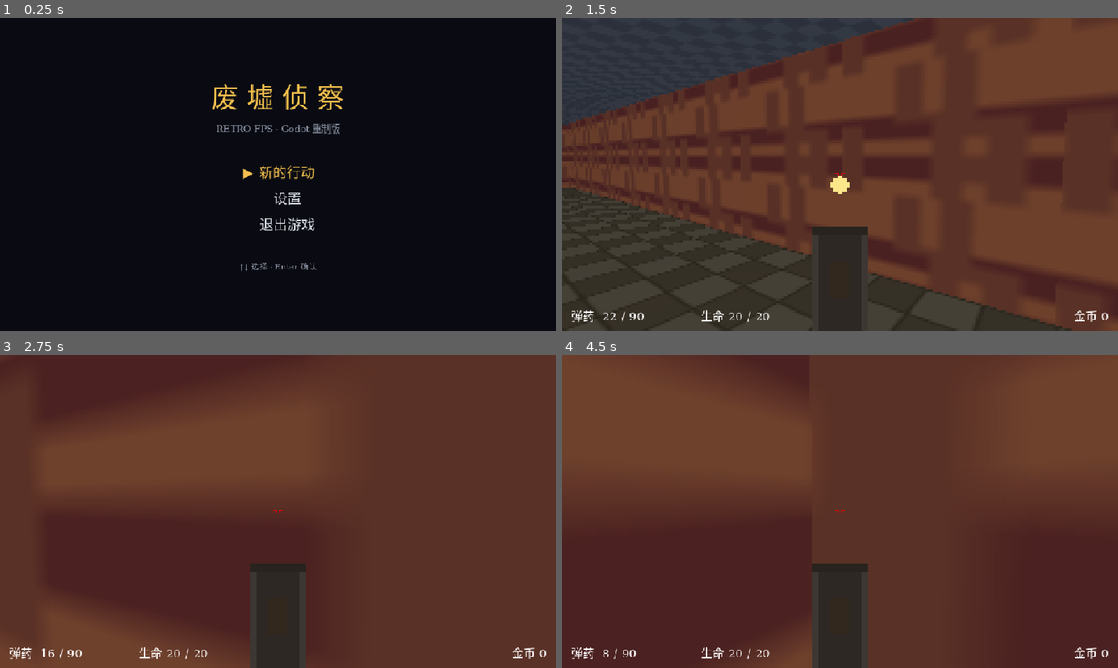
Above: before the commit, frames 1-4 (two rows, left to right).
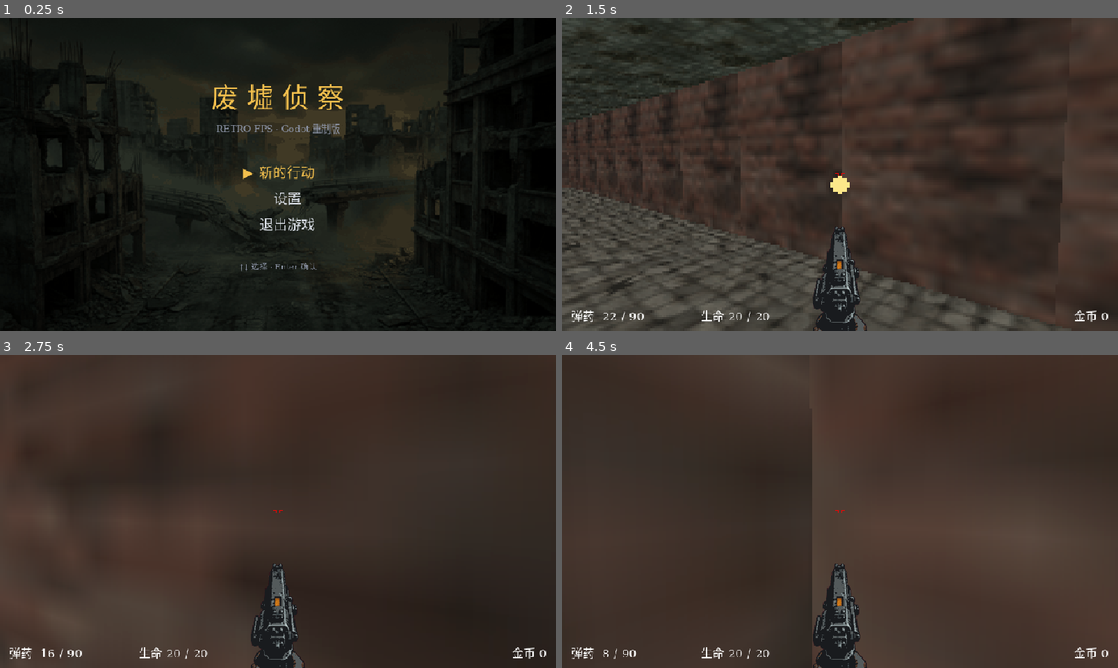
Above: after the commit, the same moments.

Repository: Nagi-226/before-the-silence
Game: Godot game, scene res://scenes/ui/MainMenu.tscn
The game is run twice, just before and just after one commit, with the same random seed, the same clock (stepped at 60 frames per second) and the same inputs.
Inputs (mouse positions are in pixels of both pictures, inside the frame that each line leads up to):
- Up to frame 1 (0.25 s): no input
- Up to frame 2 (1.5 s): tap Enter (ui_accept) at 0.5, 0.77 s; move the mouse to (962, 158) at 0.52 s; press the mouse at (962, 158) at 0.53 s; hold D (move_right) 0.53-1.28 s; move the mouse to (812, 174) at 1.27 s; release the mouse at (812, 174) at 1.28 s; hold W (move_forward) from 1.28 s (still down); click (812, 174) at 1.35 s
- Up to frame 3 (2.75 s): keep holding W (move_forward); tap Enter (ui_accept) at 1.52 s; move the mouse to (289, 505) at 2.02 s; press the mouse at (289, 505) at 2.03 s
- Up to frame 4 (4.5 s): keep holding W (move_forward); move the mouse to (834, 517) at 2.77 s; release the mouse at (834, 517) at 2.78 s; click (834, 517) at 2.85 s; tap Enter (ui_accept) at 3.02, 3.77 s; move the mouse to (878, 514) at 3.52 s; press the mouse at (878, 514) at 3.53 s; tap R (reload) at 4.15 s; move the mouse to (795, 508) at 4.27 s; release the mouse at (795, 508) at 4.28 s; click (795, 508) at 4.35 s

The runs differ from the first frame. In frame 1, 17% of the frame differs, in the area x 0-86%, y 6-100%; in frame 2, 60%; in frame 3, 67%, in the area x 0-100%, y 0-100%; in frame 4, 44%.

Commit message:
godot: AI 生成素材升级 — 菜单背景/墙地纹理/HUD 枪械/敌人拾取精灵全套替换
- MenuBG.png 废墟黄昏背景接入 MainMenu(压暗 0.45 保文字可读)
- 6 张墙/地板/天花板纹理 64×64 无缝化+48 色减色
- Weapon.png 透明底枪械视图模型替换旧 BMP(HUD.tscn 切引用)
- 10 张精灵 16px→32px(3 敌人+旗+电池+金币+心+3 升级图标), 背景距离抠像+连通块去水印
- pixel_size 同步减半保持世界尺寸: Enemy 0.045/0.0575/0.075, Pickup 0.04, Flag 0.06
- SmokeTest 10/10 通过; 窗口实测敌人/金币/HUD 渲染正常

Diff:
--- a/godot/scenes/entities/GoalFlag.tscn
+++ b/godot/scenes/entities/GoalFlag.tscn
@@ -19,5 +19,5 @@
 transform = Transform3D(1, 0, 0, 0, 1, 0, 0, 0, 1, 0, 1.0, 0)
 billboard = 2
 texture_filter = 0
-pixel_size = 0.12
+pixel_size = 0.06
 texture = ExtResource("2_flag")
--- a/godot/scenes/entities/Pickup.tscn
+++ b/godot/scenes/entities/Pickup.tscn
@@ -19,5 +19,5 @@
 transform = Transform3D(1, 0, 0, 0, 1, 0, 0, 0, 1, 0, 0.9, 0)
 billboard = 2
 texture_filter = 0
-pixel_size = 0.08
+pixel_size = 0.04
 texture = ExtResource("2_pickup")
--- a/godot/scenes/ui/HUD.tscn
+++ b/godot/scenes/ui/HUD.tscn
@@ -2,7 +2,7 @@
 
 [ext_resource type="Script" path="res://scripts/ui/HUD.gd" id="1_hud"]
 [ext_resource type="Texture2D" path="res://assets/sprites/Crosshair.png" id="2_hud"]
-[ext_resource type="Texture2D" path="res://assets/images/Weapon.bmp" id="3_hud"]
+[ext_resource type="Texture2D" path="res://assets/images/Weapon.png" id="3_hud"]
 
 [node name="HUD" type="CanvasLayer"]
 script = ExtResource("1_hud")
--- a/godot/scripts/enemies/Enemy.gd
+++ b/godot/scripts/enemies/Enemy.gd
@@ -8,7 +8,7 @@
 
 const ProjectileScene := preload("res://scenes/weapons/Projectile.tscn")
 
-const PIXEL_SIZES := [0.09, 0.115, 0.15]  # 小/中/大 体型
+const PIXEL_SIZES := [0.045, 0.0575, 0.075]  # 小/中/大 体型 (32px 精灵, 值=米/像素)
 
 @onready var sprite: Sprite3D = $Sprite3D
 @onready var flash_timer: Timer = $FlashTimer
--- a/godot/scripts/ui/MainMenu.gd
+++ b/godot/scripts/ui/MainMenu.gd
@@ -14,6 +14,21 @@
 func _ready() -> void:
 	Input.mouse_mode = Input.MOUSE_MODE_VISIBLE
 	add_child(UIStyle.make_background())
+
+	var bg := TextureRect.new()
+	bg.texture = load("res://assets/images/MenuBG.png")
+	bg.set_anchors_preset(Control.PRESET_FULL_RECT)
+	bg.expand_mode = TextureRect.EXPAND_IGNORE_SIZE
+	bg.stretch_mode = TextureRect.STRETCH_KEEP_ASPECT_COVERED
+	bg.texture_filter = CanvasItem.TEXTURE_FILTER_NEAREST
+	bg.mouse_filter = Control.MOUSE_FILTER_IGNORE
+	add_child(bg)
+
+	var dim := ColorRect.new()
+	dim.color = Color(0.0, 0.0, 0.0, 0.45)
+	dim.set_anchors_preset(Control.PRESET_FULL_RECT)
+	dim.mouse_filter = Control.MOUSE_FILTER_IGNORE
+	add_child(dim)
 
 	var box := UIStyle.make_center_vbox(10)
 	add_child(box)
Binary file changed: godot/assets/images/Ceiling.bmp
Binary file changed: godot/assets/images/Floor Tile.bmp
Binary file added: godot/assets/images/MenuBG.png
Not shown, added: godot/assets/images/MenuBG.png.import
Binary file changed: godot/assets/images/Wall Brick.bmp
Binary file changed: godot/assets/images/Wall Grate.bmp
Binary file changed: godot/assets/images/Wall Metal.bmp
Binary file changed: godot/assets/images/Wall Stone.bmp
Binary file added: godot/assets/images/Weapon.png
Not shown, added: godot/assets/images/Weapon.png.import
Binary file changed: godot/assets/sprites/Alien Large.png
Binary file changed: godot/assets/sprites/Alien Medium.png
(and 8 more such lines)
